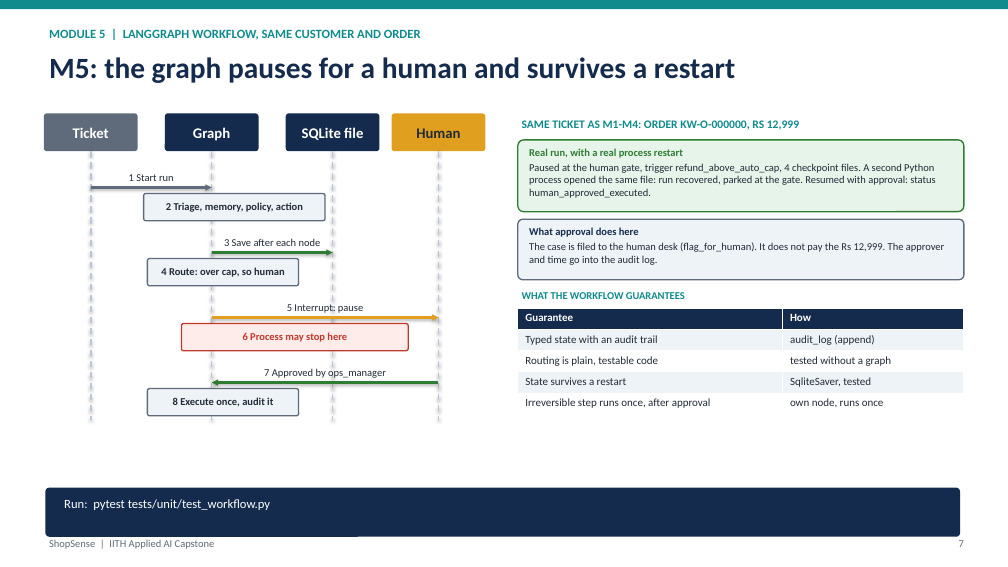
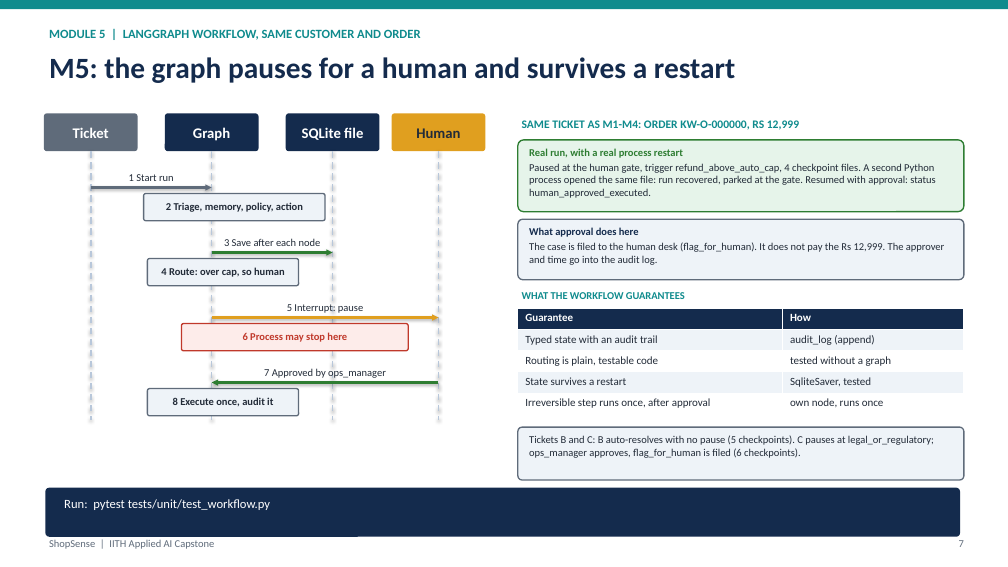
Before and after one commit to abhraj786/iith-ai-capstone-shopsense, a slide deck: slide 7 of docs/deck/iith-ai-capstone-shopsense.pptx. Drawn at 1008x567 pixels with LibreOffice and Linux fonts; fonts in the diff are those of the drawing. Boxes give left, top, right and bottom in pixels: in the first picture for what was removed or moved away, otherwise in the second. Text is boxed around its words. In the diff, an @@ line names an element or a change of style, - is before the commit and + after.

Commit message:
Deck: follow three tickets (A hostile, B tracking, C court threat) from M1 through M6

```diff
--- a/docs/deck/iith-ai-capstone-shopsense.pptx
+++ b/docs/deck/iith-ai-capstone-shopsense.pptx
@@ rounded rectangle added at [518, 427, 964, 480], fill #EEF3F8, outline #5F6B7A 1.25 pt @@
@@ text added at [529, 435, 934, 458], 10 pt, text #222B38 @@
+Tickets B and C: B auto-resolves with no pause (5 checkpoints). C pauses at legal_or_regulatory; ops_manager approves, flag_for_human is filed (6 checkpoints).
```
Also in this commit, not shown: 3 other slides changed, 1 other file.
